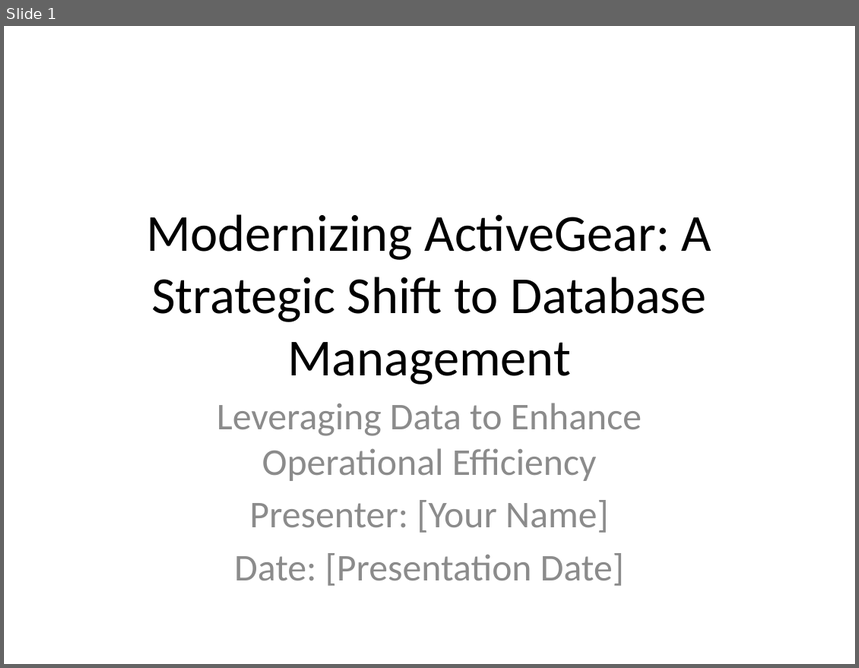
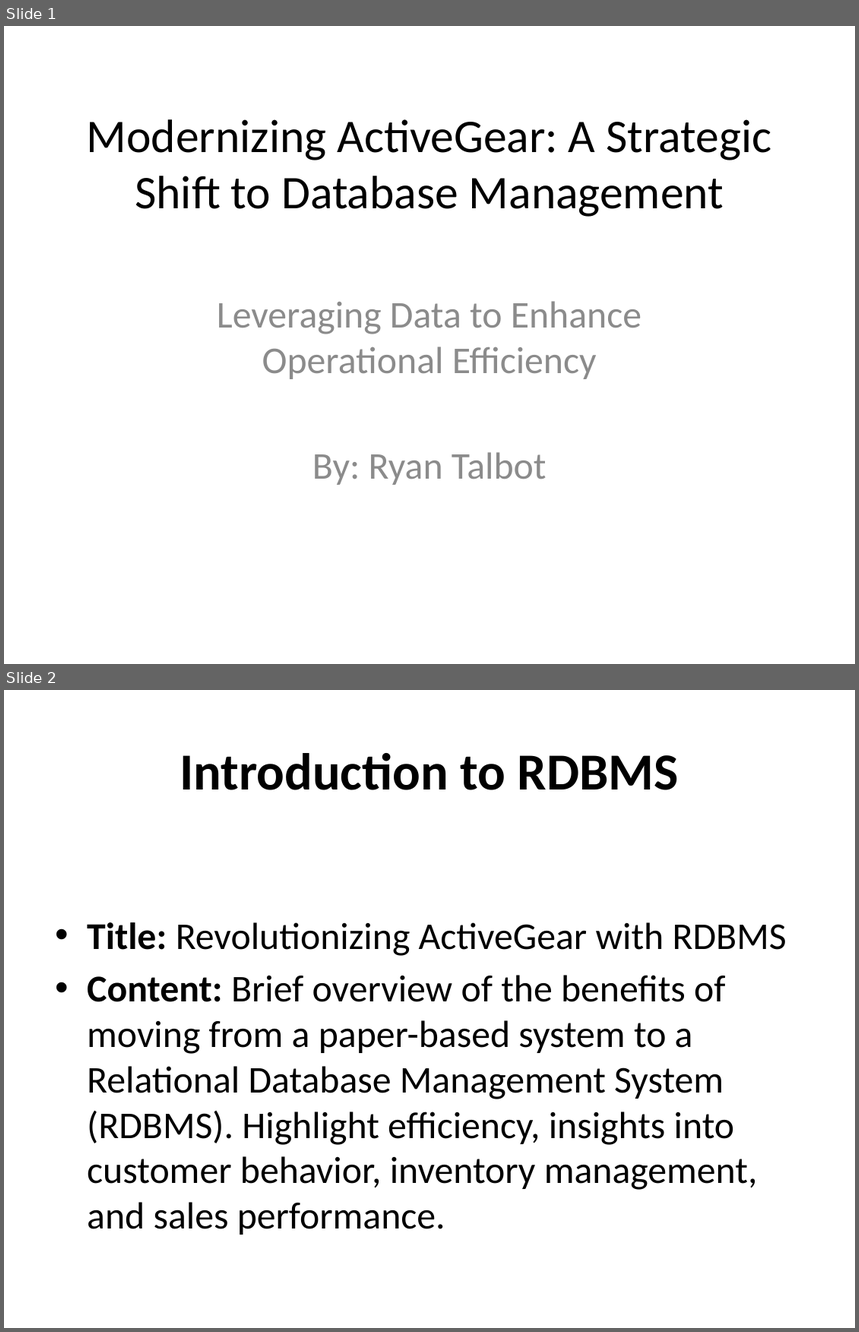
Before and after one commit to RyanJTalbot/MSDS, a slide deck: Core/Databases for Data Scientists Specialization/Relational Database Design /Week 5/ActiveGear_Presentation.pptx. Shown one above the other, each under a label of ours: slide 1 before the commit, slides 1 and 2 after it. The pictures are 859x668 and 859x1332 pixels, drawn with LibreOffice and Linux fonts; fonts in the diff are those of the drawing. Boxes give left, top, right and bottom in pixels: in the first picture for what was removed or moved away, otherwise in the second. Text is boxed around its words. In the diff, an @@ line names an element or a change of style, - is before the commit and + after.

Commit message:
Update database presentation

```diff
--- a/Core/Databases for Data Scientists Specialization/Relational Database Design /Week 5/ActiveGear_Presentation.pptx
+++ b/Core/Databases for Data Scientists Specialization/Relational Database Design /Week 5/ActiveGear_Presentation.pptx
@@ slide 2 added at (4, 690, 855, 1328), background #FFFFFF @@
@@ title added at (180, 753, 679, 790), 44 pt, text #000000, bold @@
+Introduction to RDBMS
@@ text added at (87, 923, 787, 1235), 32 pt, text #000000 @@
+• Title: Revolutionizing ActiveGear with RDBMS
+• Content: Brief overview of the benefits of moving from a paper-based system to a Relational Database Management System (RDBMS). Highlight efficiency, insights into customer behavior, inventory management, and sales performance.
@@ slide 1 changed as well @@
@@ title "Modernizing ActiveGear: A Strategic Shift ...": place and size @@
-title "Modernizing ActiveGear: A Strategic Shift ..." at (146, 214, 712, 385)
+title "Modernizing ActiveGear: A Strategic Shift ..." at (87, 119, 772, 217)
@@ title "Modernizing ActiveGear: A Strategic Shift ..." at (87, 119, 772, 217): size 44 to 39.6 pt @@
@@ subtitle "Leveraging Data to Enhance Operational ...": place and size @@
-subtitle "Leveraging Data to Enhance Operational ..." at (217, 403, 642, 586)
+subtitle "Leveraging Data to Enhance Operational ..." at (217, 301, 642, 485)
@@ subtitle at (313, 452, 547, 485): text changed @@
-Presenter: [Your Name]
-Date: [Presentation Date]
+By: Ryan Talbot
```
Also in this commit, not shown: 8 other slides added, 11 slides removed, 2 other files.
